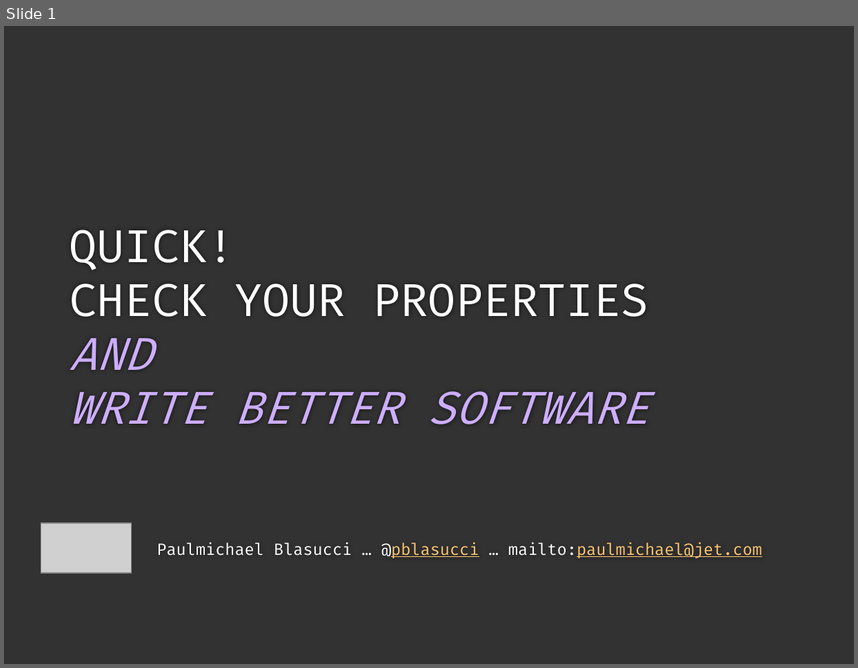
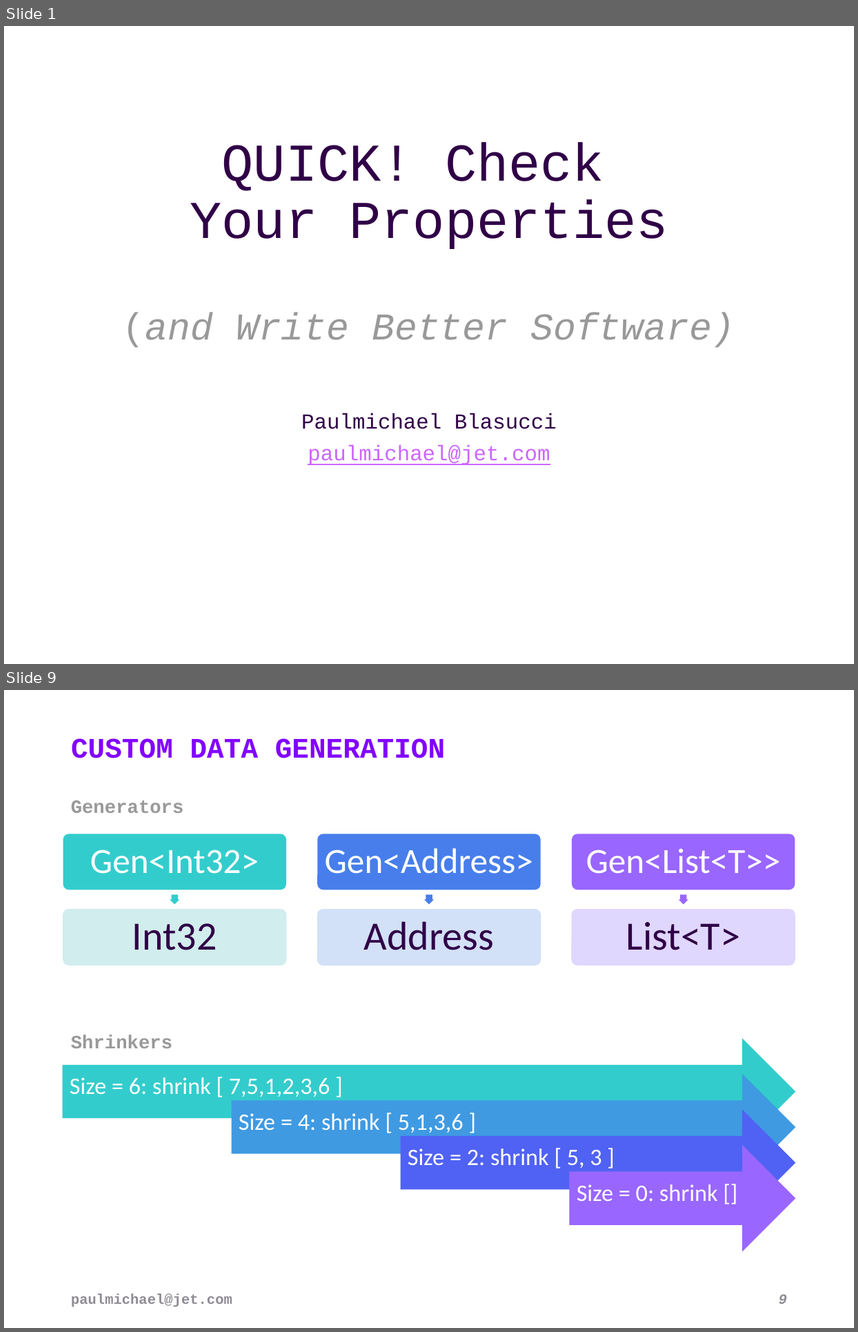
Before and after one commit to pblasucci/quickpbt, a slide deck: quickpbt.pptx. Shown one above the other, each under a label of ours: slide 1 before the commit, slides 1 and 9 after it; the slides between them are not shown. The pictures are 858x668 and 858x1332 pixels, drawn with LibreOffice and Linux fonts; fonts in the diff are those of the drawing; grey boxes stand for pictures; background and template pictures are left out. Boxes give left, top, right and bottom in pixels: in the first picture for what was removed or moved away, otherwise in the second. Text is boxed around its words. In the diff, an @@ line names an element or a change of style, - is before the commit and + after.

```diff
--- a/quickpbt.pptx
+++ b/quickpbt.pptx
@@ slide 9 added at <box>4,690,854,1328</box>, background #FFFFFF @@
@@ title added at <box>71,738,445,758</box>, 24 pt, text #8200FF, bold @@
+CUSTOM DATA GENERATION
@@ text added at <box>71,800,184,813</box>, 16 pt, text #999999, bold @@
+Generators
@@ group added at <box>63,834,795,965</box>: 6 rounded rectangles, 6 texts, 3 right arrows @@
+Gen<Int32>
+Int32
+Gen<Address>
+Address
+Gen<List<T>>
+List<T>
@@ text added at <box>71,1035,172,1048</box>, 16 pt, text #999999, bold @@
+Shrinkers
@@ group added at <box>63,1038,796,1252</box>: 4 right arrows, 4 texts @@
+Size = 6: shrink [ 7,5,1,2,3,6 ]
+Size = 4: shrink [ 5,1,3,6 ]
+Size = 2: shrink [ 5, 3 ]
+Size = 0: shrink []
@@ text added at <box>71,1293,232,1306</box>, 12 pt, text #8F8C95, bold @@
+paulmichael@jet.com
@@ page number added at <box>779,1294,787,1303</box>, 12 pt, text #8F8C95, bold, italic @@
+9
@@ slide 1 changed as well @@
@@ background #323232 to #FFFFFF @@
@@ title at <box>123,142,735,347</box>: text changed; size 38 to 45 pt; font Fira Code to Courier New; text colour #CDAEFF to #300047 @@
-QUICK!
-CHECK YOUR PROPERTIES
-AND
-WRITE BETTER SOFTWARE
+QUICK! Check
+Your Properties
+(and Write Better Software)
@@ subtitle "Paulmichael Blasucci" at <box>301,413,557,465</box>: vertical alignment top to middle @@
@@ subtitle at <box>301,413,557,465</box>: text changed; size 13.5 to 18 pt; font Fira Code to Courier New; text colour #FFFFFF to #300047 @@
-Paulmichael Blasucci … @pblasucci … mailto:paulmichael@jet.com
+Paulmichael Blasucci
+paulmichael@jet.com
@@ picture removed at <box>41,522,131,572</box> @@
```
Also in this commit, not shown: 2 other slides changed, 19 other slides added, 21 other files.
